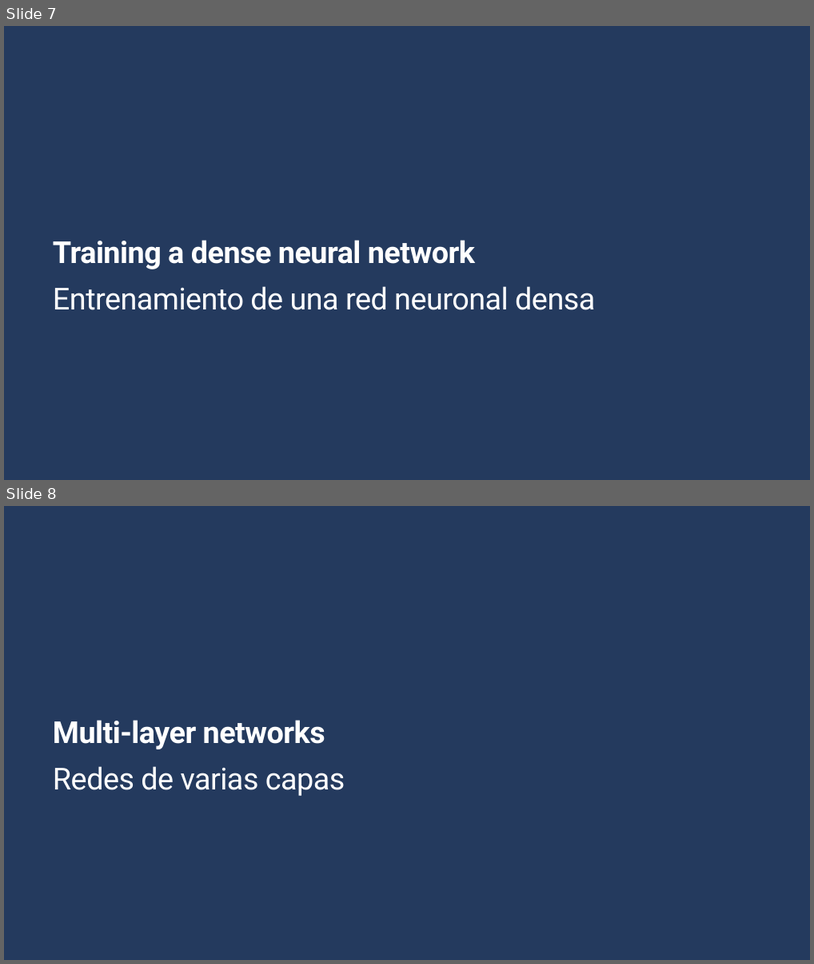
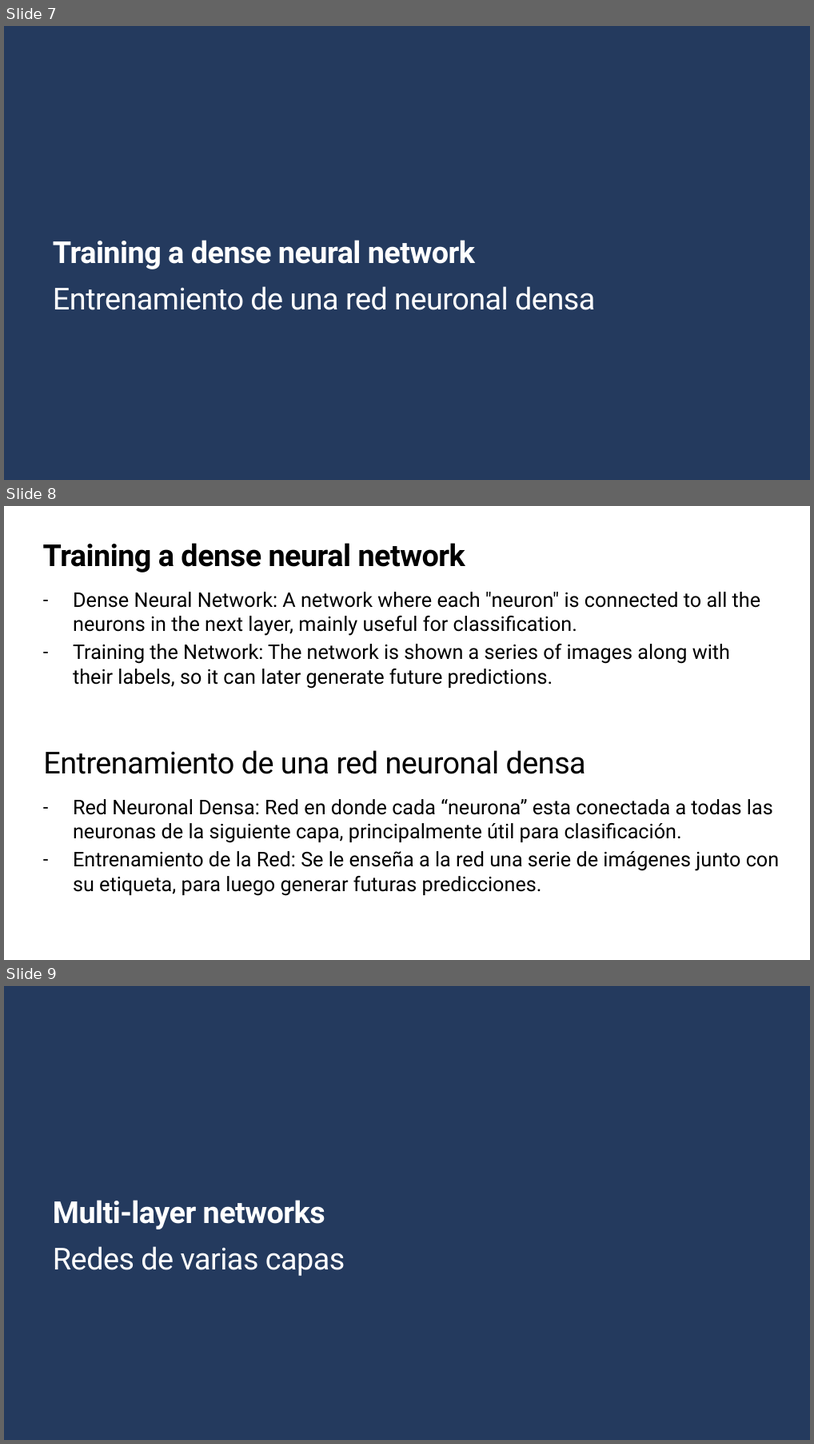
Before and after one commit to Gilberto-Guzman-Student-Ambassadors/Introduction_to_Computer_Vision_with_TensorFlow, a slide deck: presentation/slides.pptx. Shown one above the other, each under a label of ours: slides 7 and 8 before the commit, slides 7, 8 and 9 after it. The pictures are 814x964 and 814x1444 pixels, drawn with LibreOffice and Linux fonts; fonts in the diff are those of the drawing; background and template pictures are left out. Boxes give left, top, right and bottom in pixels: in the first picture for what was removed or moved away, otherwise in the second. Text is boxed around its words. In the diff, an @@ line names an element or a change of style, - is before the commit and + after.

```diff
--- a/presentation/slides.pptx
+++ b/presentation/slides.pptx
@@ slide 8 added at <box>4,506,810,960</box>, background #FFFFFF @@
@@ title added at <box>43,543,466,572</box>, 36 pt, text #000000, bold @@
+Training a dense neural network
@@ text added at <box>73,592,761,688</box>, 24 pt, text #000000 @@
+– Dense Neural Network: A network where each "neuron" is connected to all the neurons in the next layer, mainly useful for classification.
+– Training the Network: The network is shown a series of images along with their labels, so it can later generate future predictions.
@@ text added at <box>43,750,586,774</box>, 36 pt, text #000000 @@
+Entrenamiento de una red neuronal densa
@@ text added at <box>73,799,779,896</box>, 24 pt, text #000000 @@
+– Red Neuronal Densa: Red en donde cada “neurona” esta conectada a todas las neuronas de la siguiente capa, principalmente útil para clasificación.
+– Entrenamiento de la Red: Se le enseña a la red una serie de imágenes junto con su etiqueta, para luego generar futuras predicciones.
@@ what was slide 8 is now slide 9 @@
```
Also in this commit, not shown: 1 slide changed, 1 other slide added, 5 other files.
